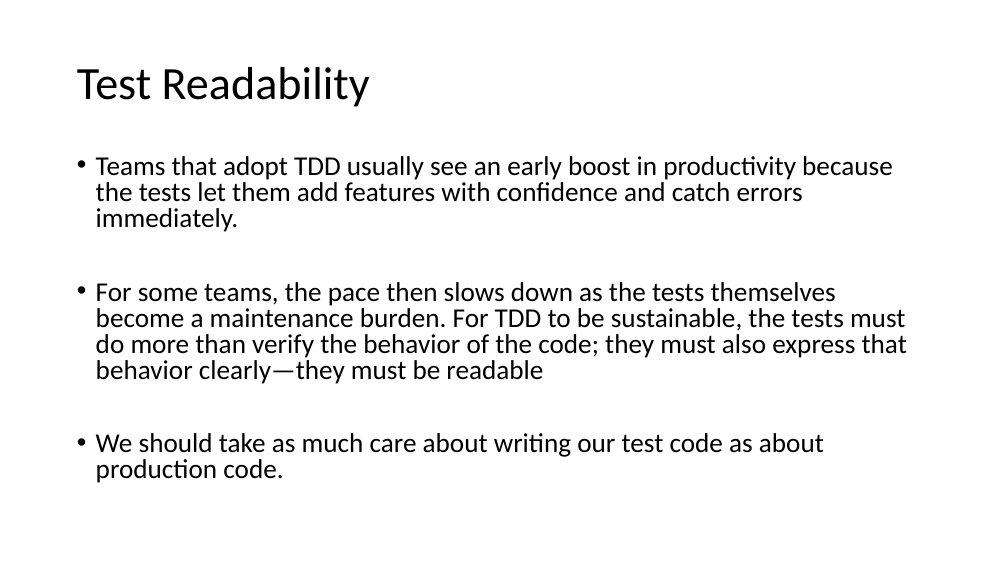
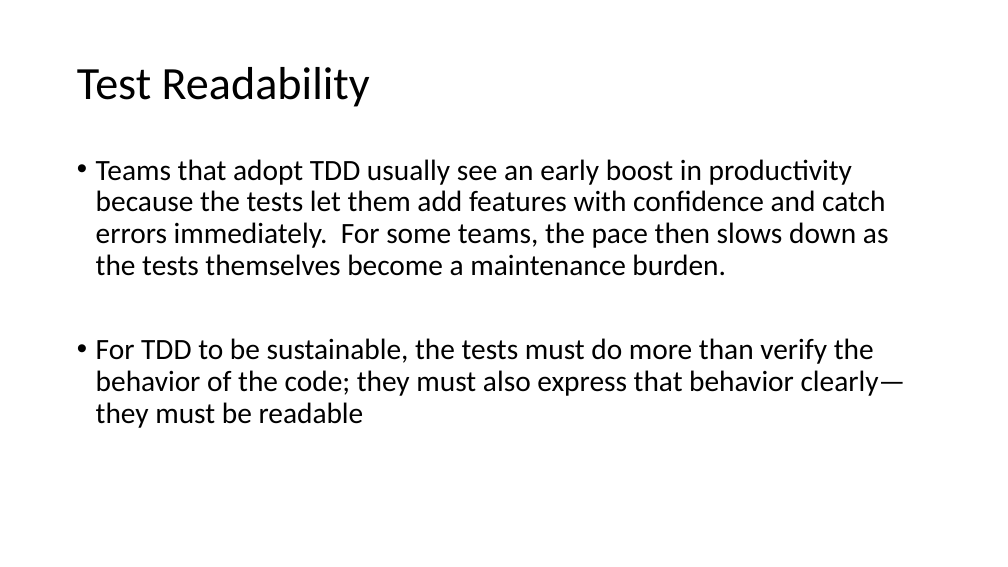
Before and after one commit to SunilPrasad/GithubRepo, a slide deck: slide 10 of TDDExamples/Persentation/TDD.pptx. Drawn at 1008x567 pixels with LibreOffice and Linux fonts; fonts in the diff are those of the drawing. Boxes give left, top, right and bottom in pixels: in the first picture for what was removed or moved away, otherwise in the second. Text is boxed around its words. In the diff, an @@ line names an element or a change of style, - is before the commit and + after.

Commit message:
Updated

```diff
--- a/TDDExamples/Persentation/TDD.pptx
+++ b/TDDExamples/Persentation/TDD.pptx
@@ text at <box>96,159,906,428</box>: text changed; size 25.9 to 28 pt @@
-• Teams that adopt TDD usually see an early boost in productivity because the tests let them add features with confidence and catch errors immediately.
-• For some teams, the pace then slows down as the tests themselves become a maintenance burden. For TDD to be sustainable, the tests must do more than verify the behavior of the code; they must also express that behavior clearly—they must be readable
-• We should take as much care about writing our test code as about production code.
+• Teams that adopt TDD usually see an early boost in productivity because the tests let them add features with confidence and catch errors immediately. For some teams, the pace then slows down as the tests themselves become a maintenance burden.
+• For TDD to be sustainable, the tests must do more than verify the behavior of the code; they must also express that behavior clearly—they must be readable
```
Also in this commit, not shown: 5 other slides changed, 3 slides added, 3 slides removed.
